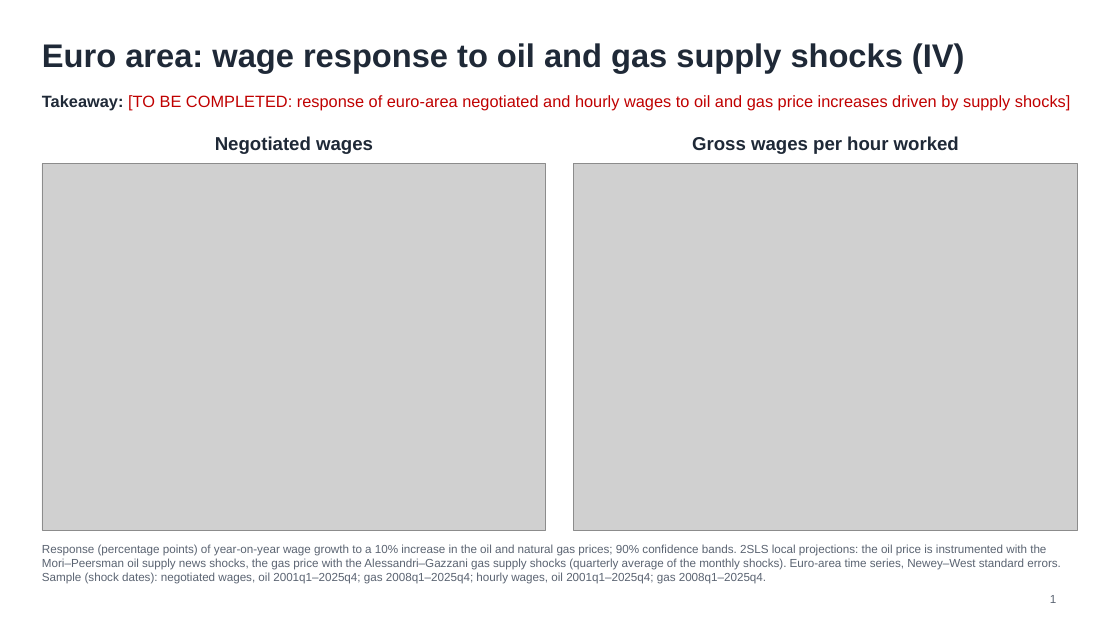
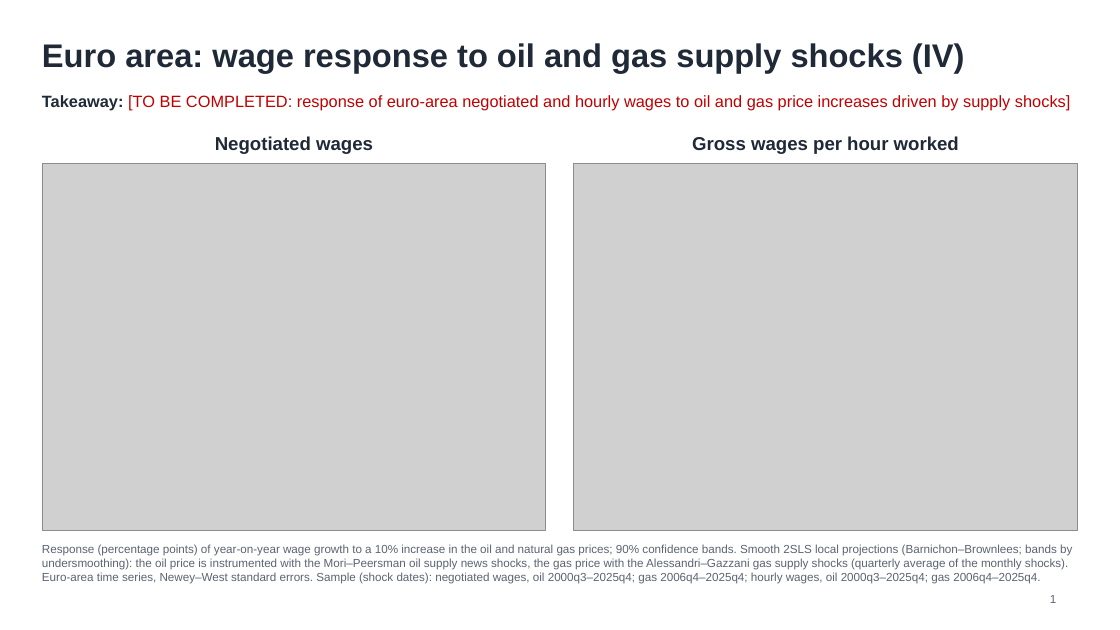
Before and after one commit to GaetanoBasso/2026_nota_drift, a slide deck: slide 1 of slides_drift.pptx. Drawn at 1120x630 pixels with LibreOffice and Linux fonts; fonts in the diff are those of the drawing; grey boxes stand for pictures. Boxes give left, top, right and bottom in pixels: in the first picture for what was removed or moved away, otherwise in the second. Text is boxed around its words. In the diff, an @@ line names an element or a change of style, - is before the commit and + after.

```diff
--- a/slides_drift.pptx
+++ b/slides_drift.pptx
@@ text at <box>42,544,1072,584</box>: text changed @@
-Response (percentage points) of year-on-year wage growth to a 10% increase in the oil and natural gas prices; 90% confidence bands. 2SLS local projections: the oil price is instrumented with the Mori–Peersman oil supply news shocks, the gas price with the Alessandri–Gazzani gas supply shocks (quarterly average of the monthly shocks). Euro-area time series, Newey–West standard errors. Sample (shock dates): negotiated wages, oil 2001q1–2025q4; gas 2008q1–2025q4; hourly wages, oil 2001q1–2025q4; gas 2008q1–2025q4.
+Response (percentage points) of year-on-year wage growth to a 10% increase in the oil and natural gas prices; 90% confidence bands. Smooth 2SLS local projections (Barnichon–Brownlees; bands by undersmoothing): the oil price is instrumented with the Mori–Peersman oil supply news shocks, the gas price with the Alessandri–Gazzani gas supply shocks (quarterly average of the monthly shocks). Euro-area time series, Newey–West standard errors. Sample (shock dates): negotiated wages, oil 2000q3–2025q4; gas 2006q4–2025q4; hourly wages, oil 2000q3–2025q4; gas 2006q4–2025q4.
```
Also in this commit, not shown: 1 other slide changed, 7 other files.
